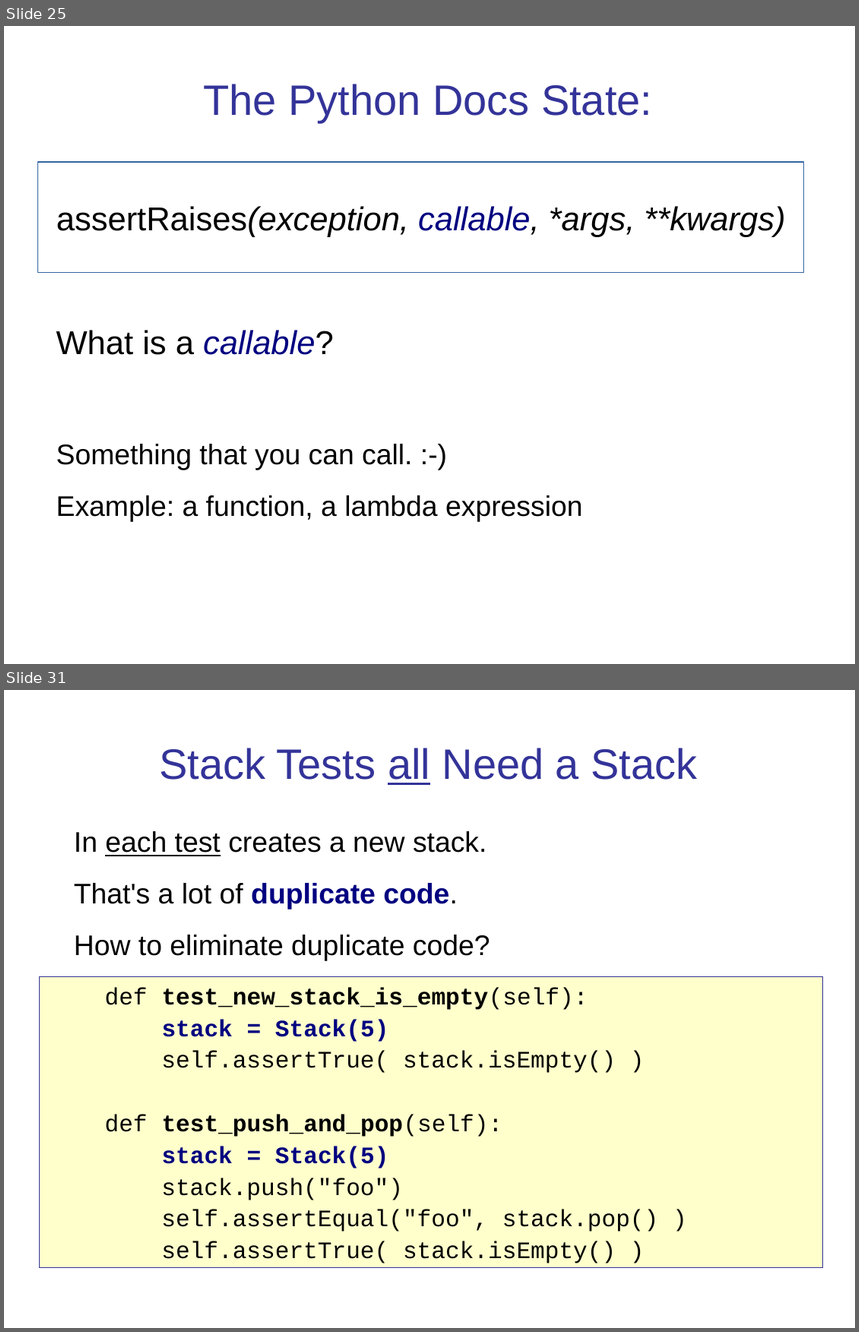
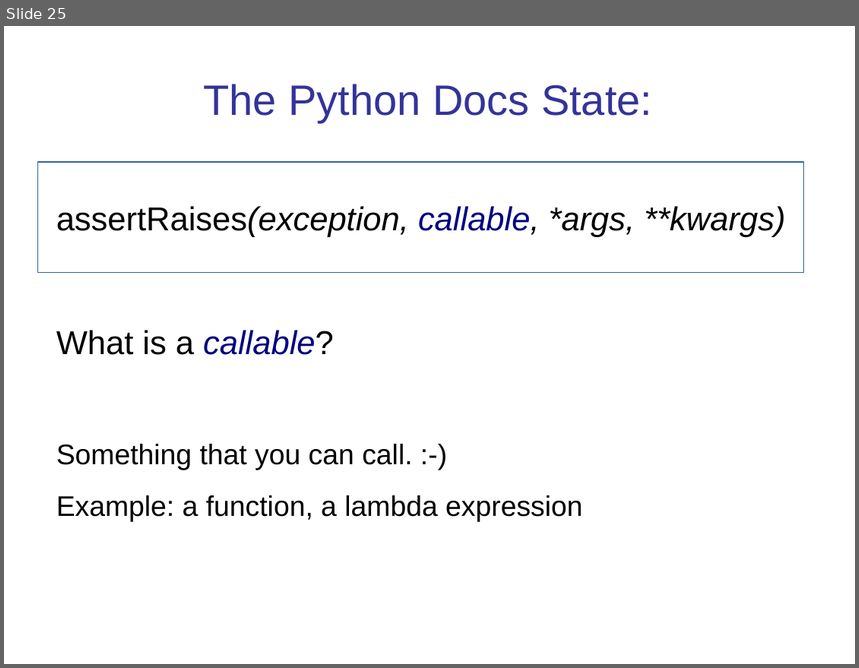
Before and after one commit to cpske/ISP, a slide deck: testing/Python-Unit-Testing.pptx. Shown one above the other, each under a label of ours: slides 25 and 31 before the commit, slide 25 after it; the slides between them are not shown. The pictures are 859x1332 and 859x668 pixels, drawn with LibreOffice and Linux fonts; fonts in the diff are those of the drawing. Boxes give left, top, right and bottom in pixels: in the first picture for what was removed or moved away, otherwise in the second. Text is boxed around its words. In the diff, an @@ line names an element or a change of style, - is before the commit and + after.

```diff
--- a/testing/Python-Unit-Testing.pptx
+++ b/testing/Python-Unit-Testing.pptx
@@ slide 31 removed at (4, 690, 855, 1328), background #FFFFFF @@
@@ text removed at (159, 748, 698, 785) @@
-Stack Tests all Need a Stack
@@ text removed at (74, 831, 490, 961) @@
-In each test creates a new stack.
-That's a lot of duplicate code.
-How to eliminate duplicate code?
@@ freeform shape removed at (40, 977, 823, 1268) @@
-def test_new_stack_is_empty(self):
-stack = Stack(5)
-self.assertTrue( stack.isEmpty() )
-def test_push_and_pop(self):
-stack = Stack(5)
-stack.push("foo")
-self.assertEqual("foo", stack.pop() )
-self.assertTrue( stack.isEmpty() )
```
Also in this commit, not shown: 14 slides changed, 3 slides added, 1 other slide removed, 25 other files.
